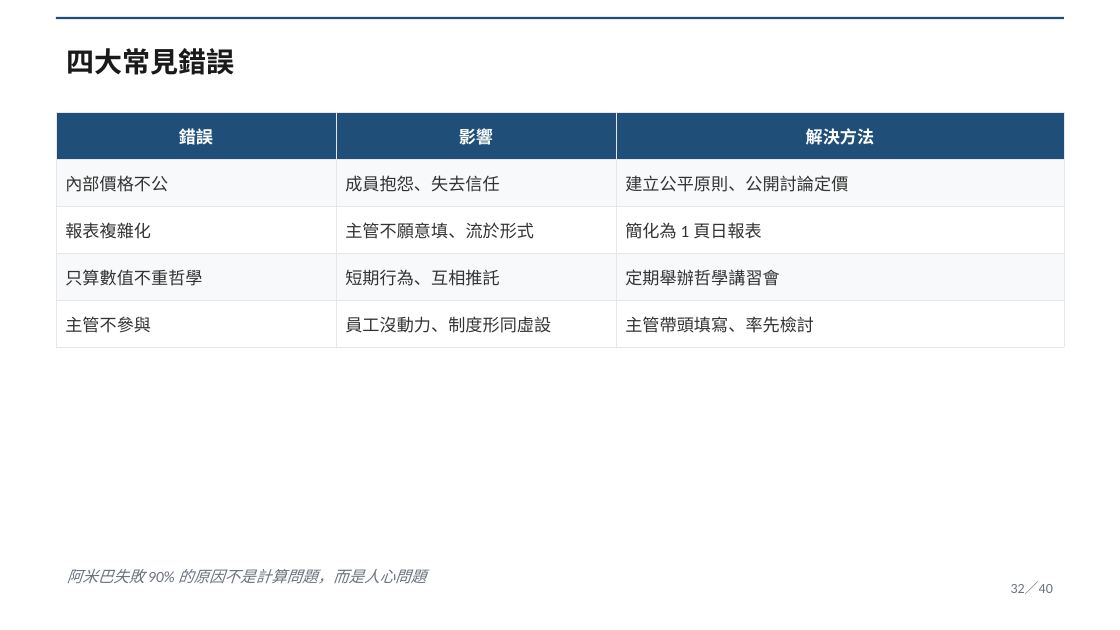
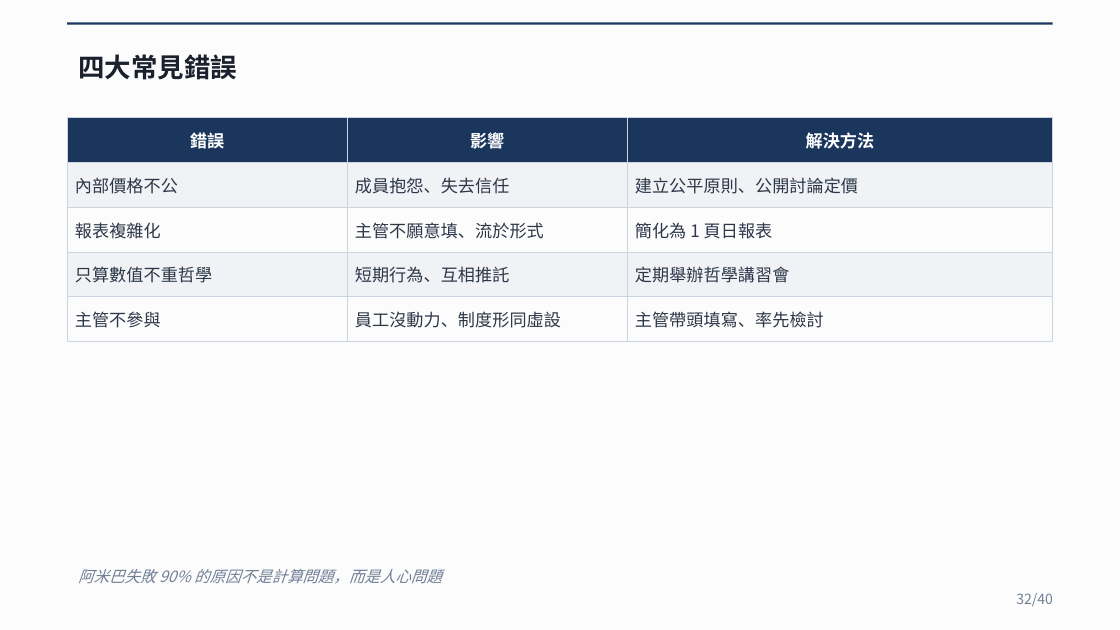
Before and after one commit to Lingo1516/Lingo1516.github.io, a slide deck: slide 32 of 阿米巴經營_40頁完整講義.pptx. Drawn at 1120x630 pixels with LibreOffice and Linux fonts; fonts in the diff are those of the drawing. Boxes give left, top, right and bottom in pixels: in the first picture for what was removed or moved away, otherwise in the second. Text is boxed around its words. In the diff, an @@ line names an element or a change of style, - is before the commit and + after.

Commit message:
v3 教育版 字型改Noto Sans CJK SC 加大版面

```diff
--- a/阿米巴經營_40頁完整講義.pptx
+++ b/阿米巴經營_40頁完整講義.pptx
@@ background #FFFFFF to #FCFCFC @@
@@ rectangle: place and size @@
-rectangle at (56, 17, 1064, 19)
+rectangle at (67, 22, 1053, 25)
@@ rectangle at (67, 22, 1053, 25): fill #1F4E79 to #1A365D @@
@@ text "四大常見錯誤": place and size @@
-text "四大常見錯誤" at (67, 48, 235, 75)
+text "四大常見錯誤" at (78, 54, 237, 80)
@@ text "四大常見錯誤" at (78, 54, 237, 80): size 18 to 17 pt, font Calibri to Noto Sans CJK SC, text colour #1A1A1A to #1A202C @@
@@ table at (67, 118, 1053, 332) @@
@@ fill #1F4E79 to #1A365D in row 1 @@
@@ fill #F8F9FA to #F0F2F5 in 6 cells @@
@@ fill #FFFFFF to #FCFCFC in 6 cells @@
@@ font Calibri to Noto Sans CJK SC, text colour #333333 to #2D3748 @@
@@ borders changed @@
@@ table: place and size @@
-table at (56, 112, 1064, 337)
+table at (67, 118, 1053, 332)
@@ text "阿米巴失敗 90% 的原因不是計算問題，而是人心問題": place and size @@
-text "阿米巴失敗 90% 的原因不是計算問題，而是人心問題" at (67, 569, 426, 584)
+text "阿米巴失敗 90% 的原因不是計算問題，而是人心問題" at (78, 569, 442, 584)
@@ text "阿米巴失敗 90% 的原因不是計算問題，而是人心問題" at (78, 569, 442, 584): font Calibri to Noto Sans CJK SC, text colour #6B7280 to #718096 @@
@@ text at (1016, 593, 1053, 607): text changed; font Calibri to Noto Sans CJK SC; text colour #6B7280 to #718096 @@
-32／40
+32/40
```
Also in this commit, not shown: 39 other slides changed.
